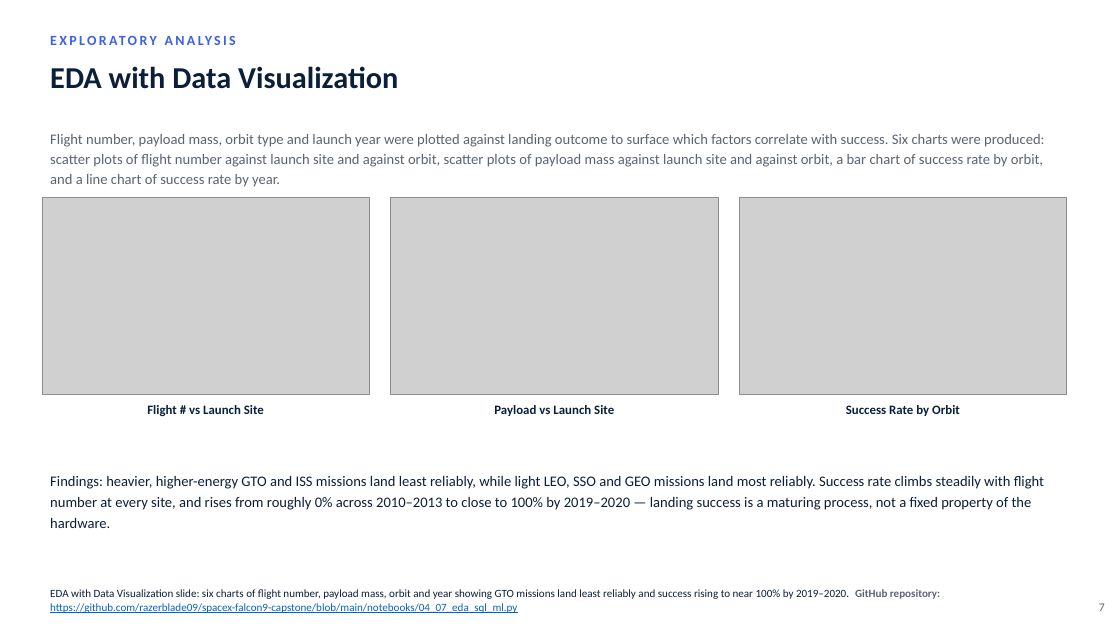
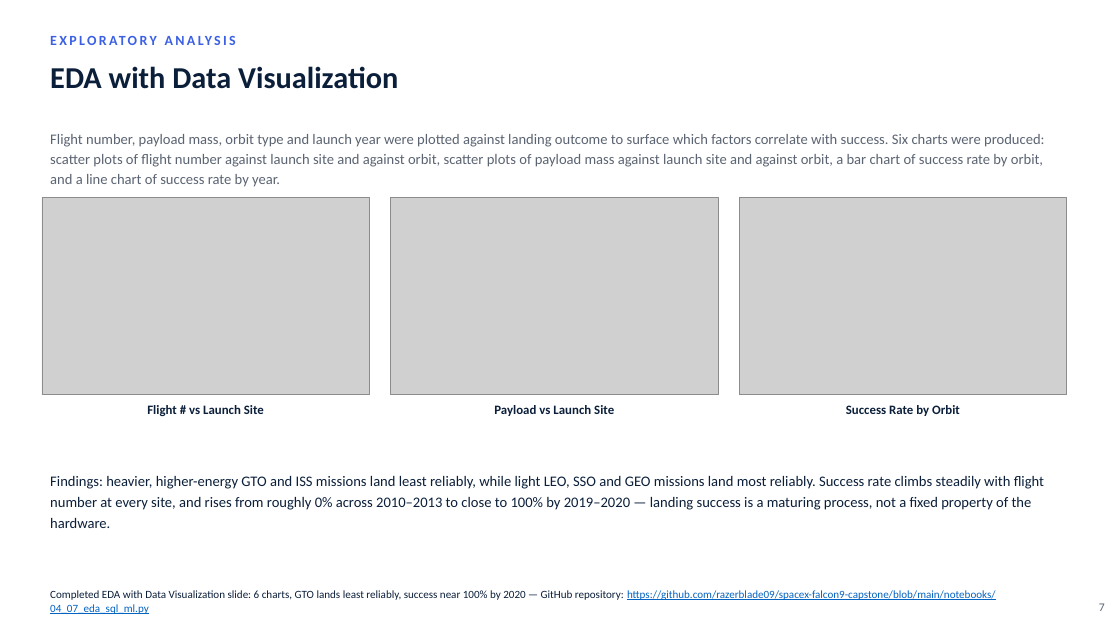
Before and after one commit to razerblade09/spacex-falcon9-capstone, a slide deck: slide 7 of Data_Science_Capstone_Presentation_12.pptx. Drawn at 1120x630 pixels with LibreOffice and Linux fonts; fonts in the diff are those of the drawing; grey boxes stand for pictures. Boxes give left, top, right and bottom in pixels: in the first picture for what was removed or moved away, otherwise in the second. Text is boxed around its words. In the diff, an @@ line names an element or a change of style, - is before the commit and + after.

```diff
--- a/Data_Science_Capstone_Presentation_12.pptx
+++ b/Data_Science_Capstone_Presentation_12.pptx
@@ text at bbox=[50, 590, 996, 614]: text changed @@
-EDA with Data Visualization slide: six charts of flight number, payload mass, orbit and year showing GTO missions land least reliably and success rising to near 100% by 2019–2020. GitHub repository: https://github.com/razerblade09/spacex-falcon9-capstone/blob/main/notebooks/04_07_eda_sql_ml.py
+Completed EDA with Data Visualization slide: 6 charts, GTO lands least reliably, success near 100% by 2020 — GitHub repository: https://github.com/razerblade09/spacex-falcon9-capstone/blob/main/notebooks/04_07_eda_sql_ml.py
```
Also in this commit, not shown: 10 other slides changed, 2 other files.
